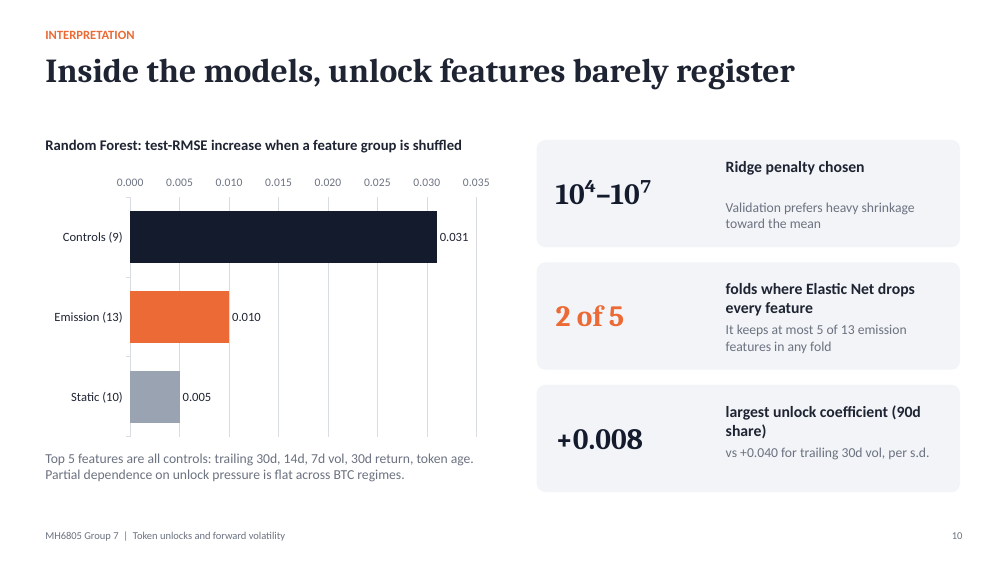
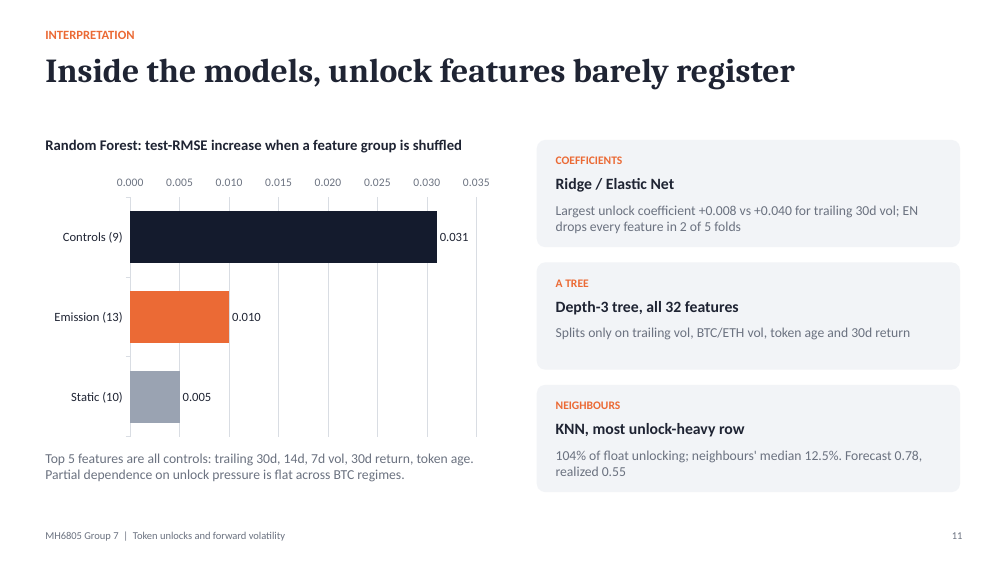
Before and after one commit to watersalamander/MH6805A-Project-Group7, a slide deck: slide 11 of report/Group7_Presentation_DRAFT.pptx (slide 10 before the commit). Drawn at 1008x567 pixels with LibreOffice and Linux fonts; fonts in the diff are those of the drawing. Boxes give left, top, right and bottom in pixels: in the first picture for what was removed or moved away, otherwise in the second. Text is boxed around its words. In the diff, an @@ line names an element or a change of style, - is before the commit and + after.

Commit message:
Report and slides: cover the new guideline, unify report fonts
Report: two text sizes only (11 pt body, 9 pt tables/captions/references),
real sub/superscripts instead of fallback-font Unicode, tables kept on one
page. New sections on which mistakes remain, interpretation by coefficients,
tree and neighbours, and practical relevance. Body is 6 pages plus references.
Slides: 17, adding the mistakes and practical-relevance slides and an
interpretation slide built on coefficients, a tree and neighbours.

```diff
--- a/report/Group7_Presentation_DRAFT.pptx
+++ b/report/Group7_Presentation_DRAFT.pptx
@@ text at (556, 178, 675, 192): text changed @@
-Ridge penalty chosen
+Ridge / Elastic Net
@@ text added at (556, 156, 623, 164), 11 pt, text #EB6A35, bold @@
+COEFFICIENTS
@@ text at (556, 205, 918, 233): text changed @@
-Validation prefers heavy shrinkage toward the mean
+Largest unlock coefficient +0.008 vs +0.040 for trailing 30d vol; EN drops every feature in 2 of 5 folds
@@ text removed at (556, 180, 652, 204) @@
-10⁴–10⁷
@@ text added at (556, 279, 589, 287), 11 pt, text #EB6A35, bold @@
+A TREE
@@ text at (556, 327, 910, 340): text changed @@
-It keeps at most 5 of 13 emission features in any fold
+Splits only on trailing vol, BTC/ETH vol, token age and 30d return
@@ text at (556, 301, 739, 315): text changed @@
-folds where Elastic Net drops every feature
+Depth-3 tree, all 32 features
@@ text removed at (556, 305, 624, 326) @@
-2 of 5
@@ text added at (556, 401, 621, 409), 11 pt, text #EB6A35, bold @@
+NEIGHBOURS
@@ text at (556, 423, 745, 437): text changed @@
-largest unlock coefficient (90d share)
+KNN, most unlock-heavy row
@@ text removed at (556, 429, 643, 450) @@
-+0.008
@@ text at (556, 450, 923, 476): text changed @@
-vs +0.040 for trailing 30d vol, per s.d.
+104% of float unlocking; neighbours' median 12.5%. Forecast 0.78, realized 0.55
@@ text at (952, 532, 963, 539): text changed @@
-10
+11
```
Also in this commit, not shown: 5 other slides changed, 2 slides added, 4 other files.
